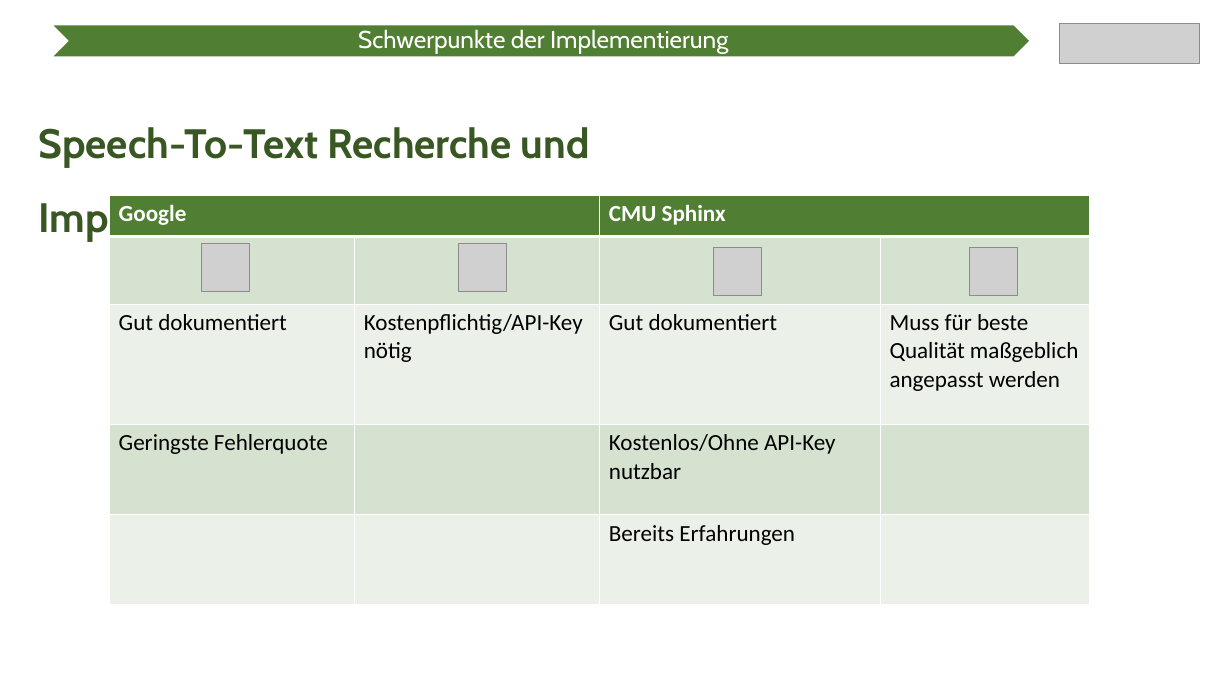
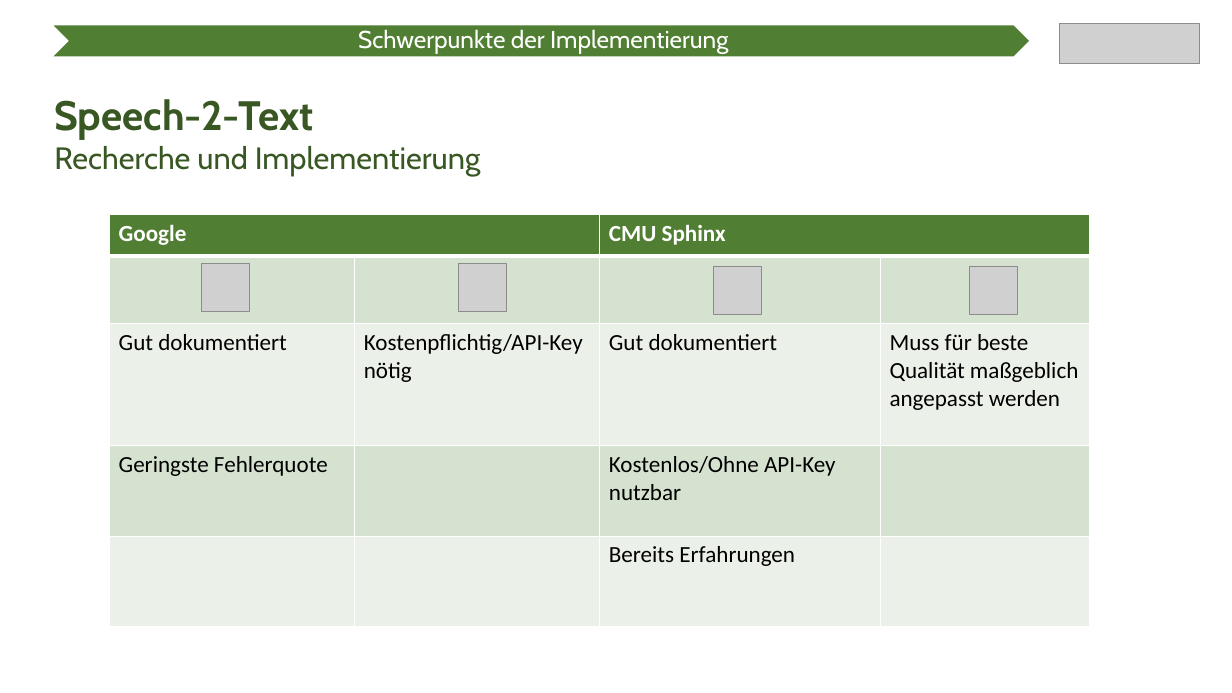
Before and after one commit to Ratoh/SAPLEXA, a slide deck: slide 6 of CavallaroAngelo/Präsentation Wahlmodulvorstellung/SAPlexa Präsentation.pptx. Drawn at 1232x693 pixels with LibreOffice and Linux fonts; fonts in the diff are those of the drawing; grey boxes stand for pictures. Boxes give left, top, right and bottom in pixels: in the first picture for what was removed or moved away, otherwise in the second. Text is boxed around its words. In the diff, an @@ line names an element or a change of style, - is before the commit and + after.

```diff
--- a/CavallaroAngelo/Präsentation Wahlmodulvorstellung/SAPlexa Präsentation.pptx
+++ b/CavallaroAngelo/Präsentation Wahlmodulvorstellung/SAPlexa Präsentation.pptx
@@ text at bbox=[54, 99, 481, 175]: text changed; size 32 to 24 pt; bold off @@
-Speech-To-Text Recherche und Implementierung
+Speech-2-Text
+Recherche und Implementierung
@@ 4 pictures, 1 table: place and size @@
-4 pictures, 1 table at bbox=[109, 195, 1090, 605]
+4 pictures, 1 table at bbox=[109, 214, 1090, 625]
```
Also in this commit, not shown: 14 other slides changed, 2 slides added, 3 slides removed.
